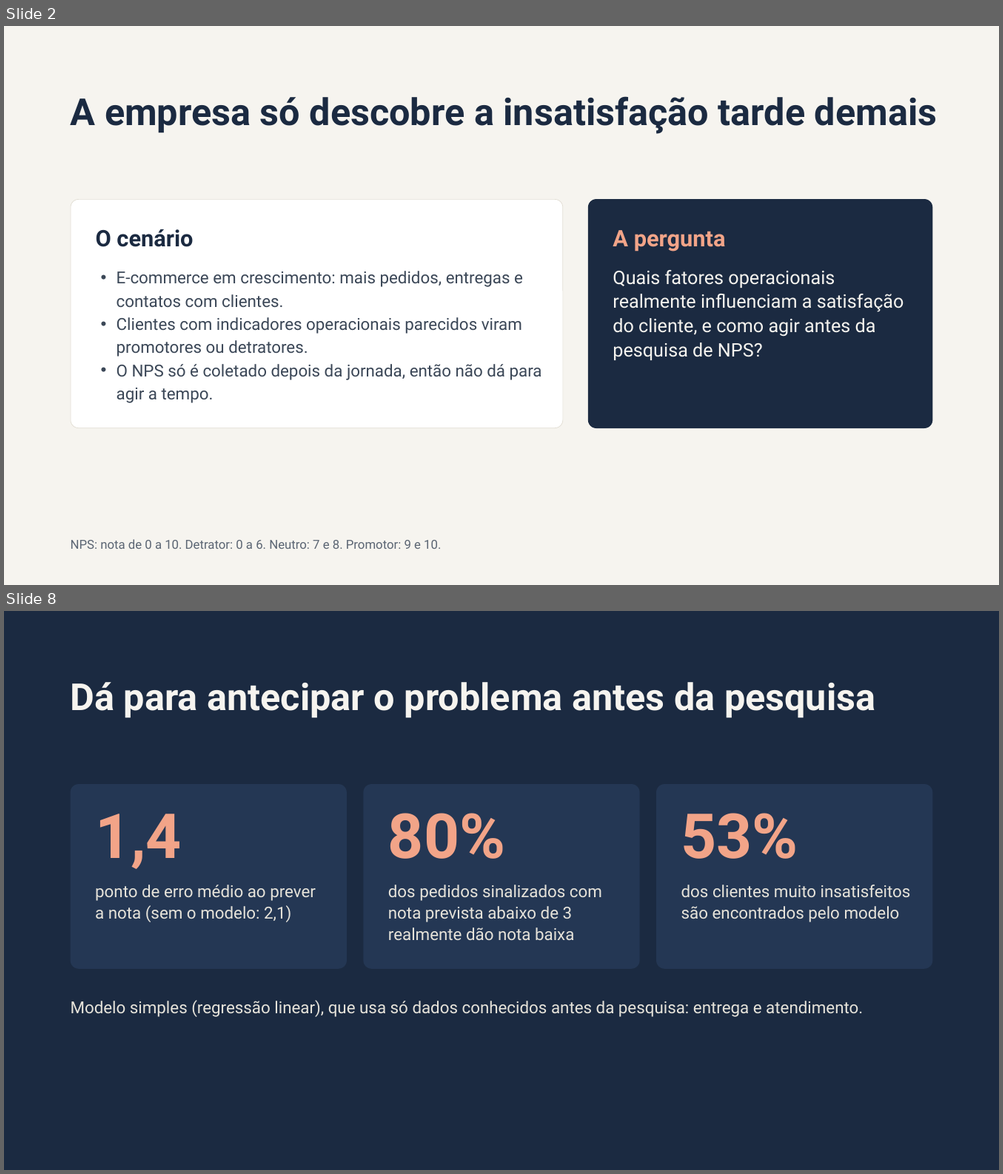
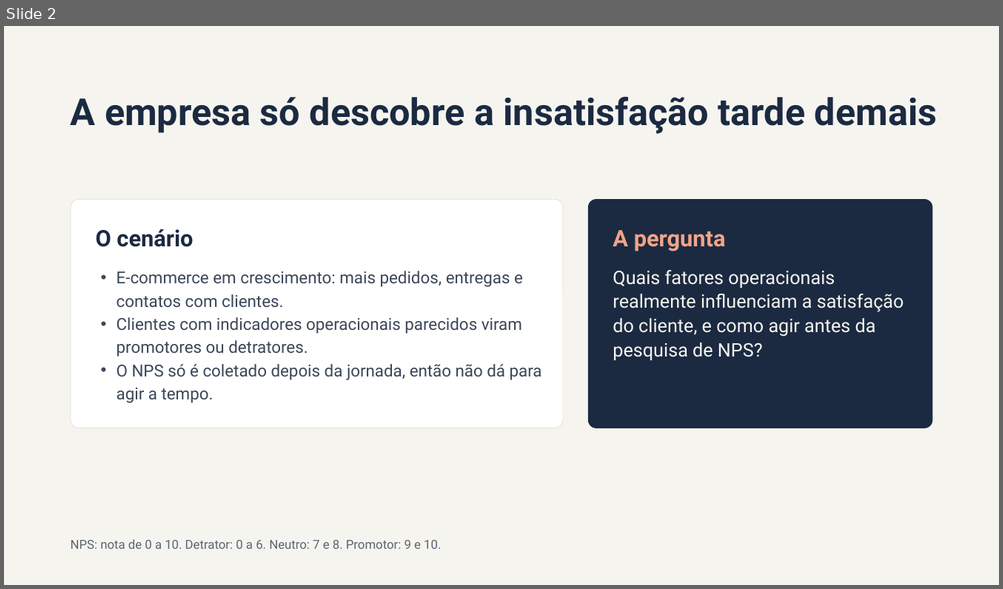
Before and after one commit to ViviNeris/Cases-fiap-IAScientist, a slide deck: fase-1/tech-challenge-nps/reports/NPS o que faz o cliente virar detrator.pptx. Shown one above the other, each under a label of ours: slides 2 and 8 before the commit, slide 2 after it; the slides between them are not shown. The pictures are 1003x1174 and 1003x589 pixels, drawn with LibreOffice and Linux fonts; fonts in the diff are those of the drawing. Boxes give left, top, right and bottom in pixels: in the first picture for what was removed or moved away, otherwise in the second. Text is boxed around its words. In the diff, an @@ line names an element or a change of style, - is before the commit and + after.

```diff
--- a/fase-1/tech-challenge-nps/reports/NPS o que faz o cliente virar detrator.pptx
+++ b/fase-1/tech-challenge-nps/reports/NPS o que faz o cliente virar detrator.pptx
@@ slide 8 removed at [4,611,999,1170], background #1B2A41 @@
@@ title removed at [71,682,875,718] @@
-Dá para antecipar o problema antes da pesquisa
@@ rounded rectangle removed at [71,784,347,969] @@
@@ rounded rectangle removed at [363,784,639,969] @@
@@ rounded rectangle removed at [656,784,932,969] @@
@@ text removed at [95,814,182,869] @@
-1,4
@@ text removed at [388,813,505,859] @@
-80%
@@ text removed at [681,813,798,859] @@
-53%
@@ text removed at [95,885,316,923] @@
-ponto de erro médio ao prever a nota (sem o modelo: 2,1)
@@ text removed at [388,885,602,940] @@
-dos pedidos sinalizados com nota prevista abaixo de 3 realmente dão nota baixa
@@ text removed at [681,885,910,923] @@
-dos clientes muito insatisfeitos são encontrados pelo modelo
@@ text removed at [71,1000,862,1017] @@
-Modelo simples (regressão linear), que usa só dados conhecidos antes da pesquisa: entrega e atendimento.
```
Also in this commit, not shown: 4 slides changed, 1 slide added, 4 other slides removed.
